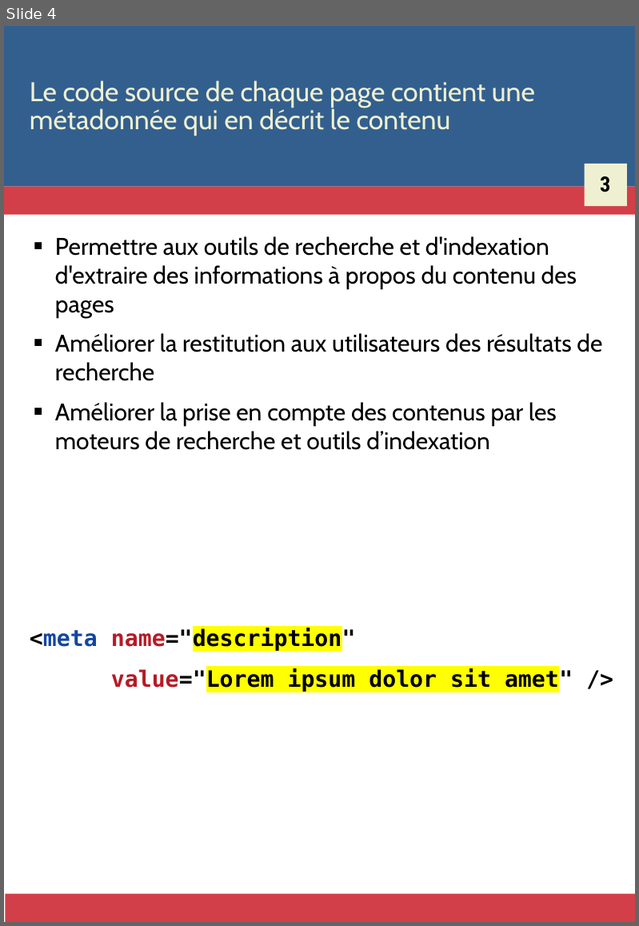
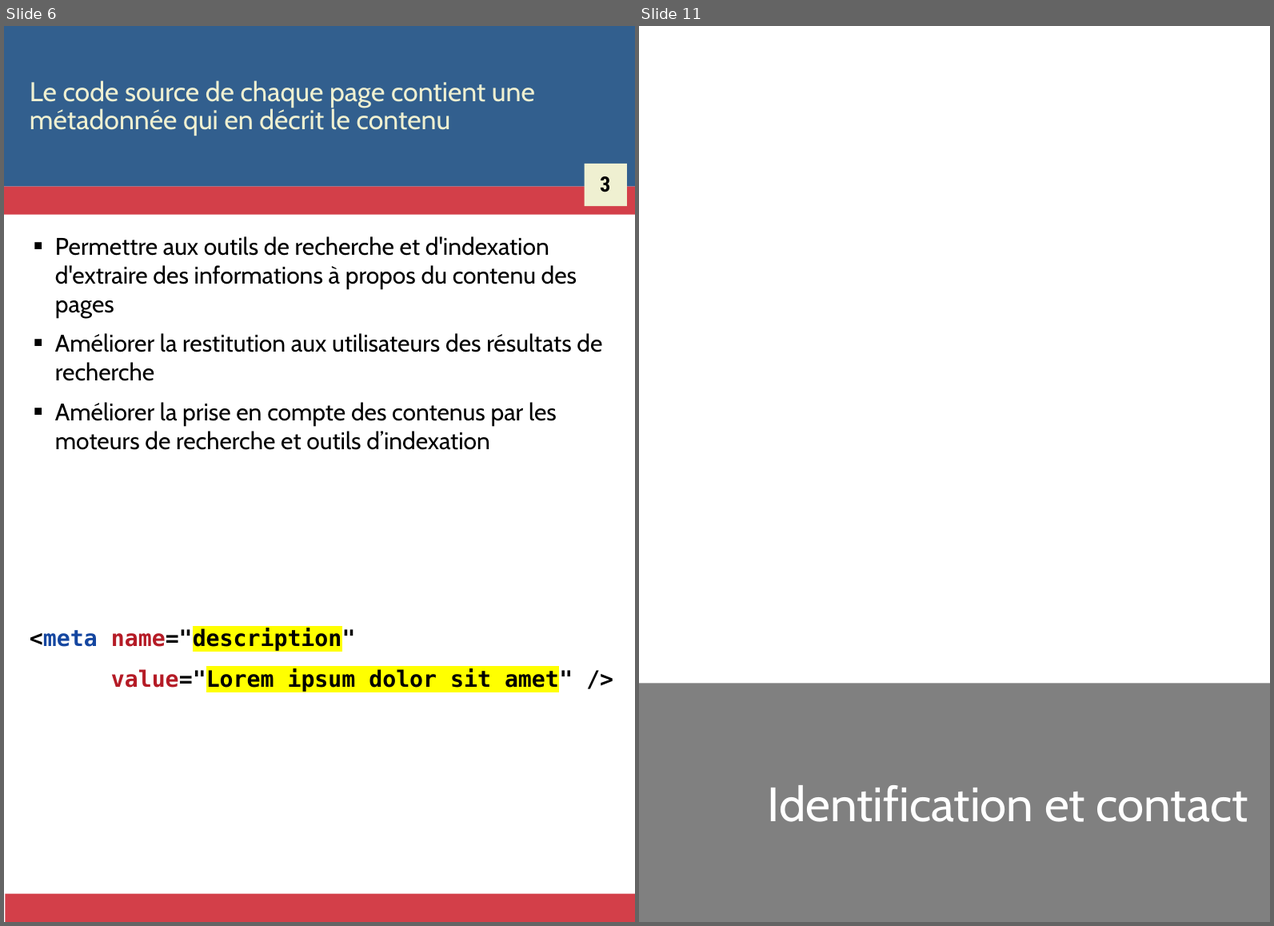
Before and after one commit to Zigazou/bonnes-pratiques-illustrees, a slide deck: bonnes-pratiques.odp. Shown side by side, each under a label of ours: slide 4 before the commit, slides 6 and 11 after it; the slides between them are not shown. The pictures are 639x926 and 1274x926 pixels, drawn with LibreOffice and Linux fonts; fonts in the diff are those of the drawing. Boxes give left, top, right and bottom in pixels: in the first picture for what was removed or moved away, otherwise in the second. Text is boxed around its words. In the diff, an @@ line names an element or a change of style, - is before the commit and + after.

```diff
--- a/bonnes-pratiques.odp
+++ b/bonnes-pratiques.odp
@@ slide 11 added at (x1=639, y1=26, x2=1270, y2=922), background #FFFFFF @@
@@ rectangle added at (x1=639, y1=682, x2=1270, y2=920), fill #808080 @@
@@ title added at (x1=768, y1=785, x2=1249, y2=822), 32 pt, text #FFFFFF @@
+Identification et contact
@@ what was slide 4 is now slide 6 @@
```
Also in this commit, not shown: 3 slides changed, 15 other slides added, 30 other files.
